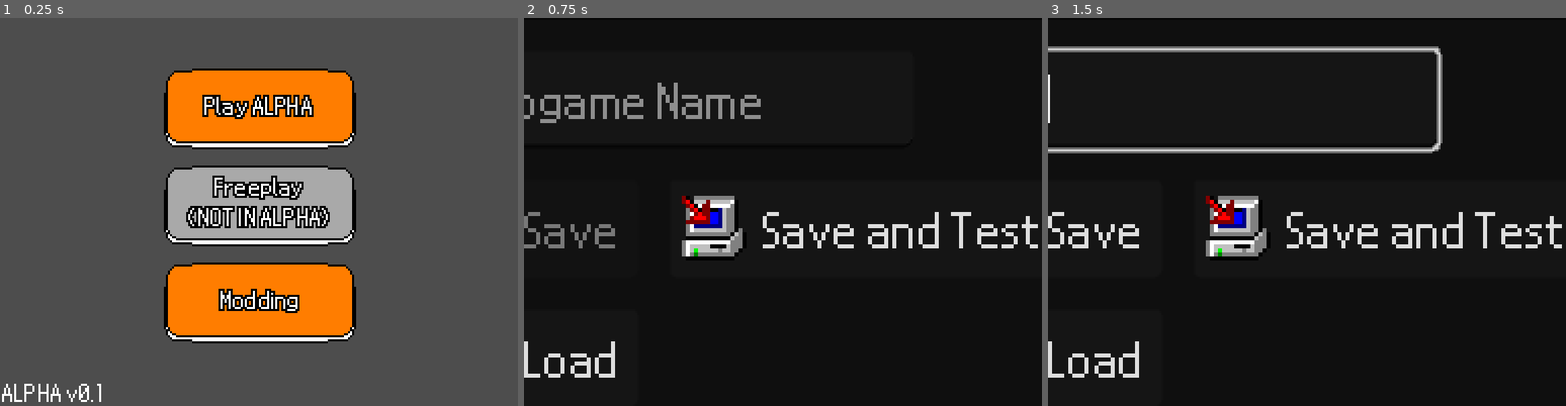
Above: before the commit, frames 1-3 (left to right).
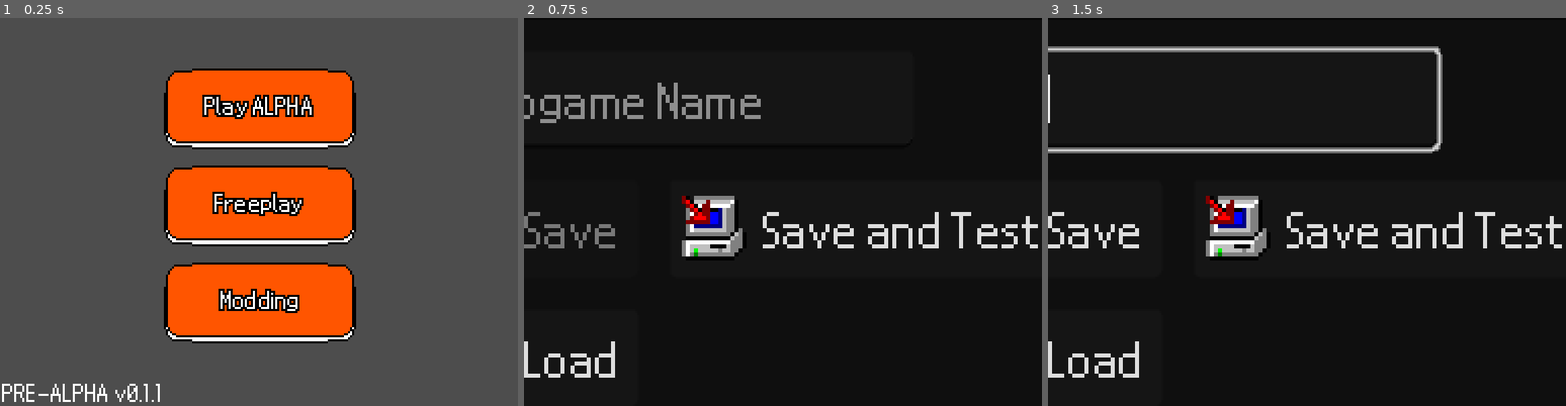
Above: after the commit, the same moments.

Repository: MrPL02/Flip-the-Clip
Game: Godot game, scene res://scenes/main_menu.tscn
Two runs of this game, one before a commit and one after it. Both use one fixed random seed, a clock stepped at 60 frames per second and the inputs below.
Inputs (mouse positions are in pixels of both pictures, inside the frame that each line leads up to):
- Up to frame 1 (0.25 s): no input
- Up to frame 2 (0.75 s): click "Modding" at 0.5 s
- Up to frame 3 (1.5 s): click (1193, 99) at 1.27 s; type "Alex" at 1.35 s

The runs differ from the first frame. In frame 1, 18% of the frame differs, in the area x 0-68%, y 13-99%; in frame 2, nothing differs; in frame 3, nothing differs.

Commit message:
PRE-ALPHA 0.1.1
- Fixed version text showing the wrong milestone.
- Added making the player return to the main menu when closing the modding window instead of softlocking.
- Added early freeplay.

Diff:
--- a/materials/color_limiter.tres
+++ b/materials/color_limiter.tres
@@ -4,5 +4,5 @@
 
 [resource]
 shader = ExtResource("1_enwov")
-shader_parameter/divider = Vector3(12, 12, 12)
-shader_parameter/divider_alpha = 10.0
+shader_parameter/divider = Vector3(3, 3, 3)
+shader_parameter/divider_alpha = 3.0
--- a/materials/shaders/color_limiter.gdshader
+++ b/materials/shaders/color_limiter.gdshader
@@ -1,7 +1,7 @@
 shader_type canvas_item;
 
-uniform vec3 divider = vec3(12.0);
-uniform float divider_alpha = 10.0;
+uniform vec3 divider = vec3(1.0);
+uniform float divider_alpha = 3.0;
 
 vec4 limit_color(vec4 input) {
 	input.r = round(input.r*divider.r)/divider.r;
--- a/materials/shaders/static.gdshader
+++ b/materials/shaders/static.gdshader
@@ -6,6 +6,5 @@
 /*	float output = noise(UV*TIME*10.0);
 	COLOR = vec4(vec3(output),1.0);*/
 	vec4 noise = texture(sample, texture(sample, UV).xy + cos(sin(UV*TIME*10.0)*100.0));
-	if (noise.r > 0.5) COLOR = vec4(1,1,1,1);
-	else COLOR = vec4(0,0,0,1);
+	COLOR = vec4(round(noise.r),round(noise.g),round(noise.r),1);
 }
--- /dev/null
+++ b/scenes/freeplay.tscn
@@ -0,0 +1,53 @@
+[gd_scene load_steps=4 format=3 uid="uid://cpf7oohquqfgv"]
+
+[ext_resource type="Theme" uid="uid://cgd0bmgcsae7r" path="res://default_theme.tres" id="1_a0mmr"]
+[ext_resource type="Script" path="res://scripts/freeplay.gd" id="1_ajjso"]
+[ext_resource type="Material" uid="uid://crsssopeoektn" path="res://materials/color_limiter.tres" id="1_rk40q"]
+
+[node name="Freeplay" type="Control"]
+material = ExtResource("1_rk40q")
+layout_mode = 3
+anchors_preset = 15
+anchor_right = 1.0
+anchor_bottom = 1.0
+theme = ExtResource("1_a0mmr")
+script = ExtResource("1_ajjso")
+
+[node name="Camera2D" type="Camera2D" parent="."]
+anchor_mode = 0
+current = true
+
+[node name="ItemList" type="ItemList" parent="."]
+offset_right = 128.0
+offset_bottom = 192.0
+focus_mode = 0
+theme_override_font_sizes/font_size = 16
+
+[node name="StartButton" type="Button" parent="."]
+offset_left = 152.0
+offset_top = 144.0
+offset_right = 232.0
+offset_bottom = 176.0
+focus_mode = 0
+text = "Play"
+
+[node name="BackButton" type="Button" parent="."]
+offset_left = 216.0
+offset_top = 8.0
+offset_right = 288.0
+offset_bottom = 40.0
+scale = Vector2(0.5, 0.5)
+focus_mode = 0
+text = "Back"
+
+[node name="HintLabel" type="Label" parent="."]
+offset_left = 128.0
+offset_top = 112.0
+offset_right = 256.0
+offset_bottom = 136.0
+theme_override_colors/font_outline_color = Color(0, 0, 0, 1)
+theme_override_constants/outline_size = 3
+theme_override_font_sizes/font_size = 16
+text = "HINT STRING"
+horizontal_alignment = 1
+vertical_alignment = 1
--- a/scenes/main_menu.tscn
+++ b/scenes/main_menu.tscn
@@ -1,10 +1,12 @@
-[gd_scene load_steps=4 format=3 uid="uid://u1aw6tfwtpj7"]
+[gd_scene load_steps=5 format=3 uid="uid://u1aw6tfwtpj7"]
 
 [ext_resource type="Script" path="res://scripts/main_menu.gd" id="1_n3sat"]
+[ext_resource type="Material" uid="uid://crsssopeoektn" path="res://materials/color_limiter.tres" id="1_o8c6h"]
 [ext_resource type="Script" path="res://scripts/menu_button.gd" id="1_vll2t"]
 [ext_resource type="FontFile" uid="uid://c3ixggxuaqm1l" path="res://fonts/Nintendo-DS-BIOS.ttf" id="3_6lyhf"]
 
 [node name="MainMenu" type="Node2D"]
+material = ExtResource("1_o8c6h")
 script = ExtResource("1_n3sat")
 
 [node name="Camera2D" type="Camera2D" parent="."]
@@ -12,6 +14,7 @@
 
 [node name="VersionLabel" type="Label" parent="."]
 top_level = true
+use_parent_material = true
 offset_left = 1.0
 offset_top = 167.0
 offset_right = 129.0
@@ -20,6 +23,7 @@
 vertical_alignment = 2
 
 [node name="PMenuButton1" type="Button" parent="."]
+use_parent_material = true
 offset_left = 80.0
 offset_top = 24.0
 offset_right = 177.0
@@ -29,19 +33,18 @@
 color = Color(1, 0.490196, 0, 1)
 
 [node name="PMenuButton2" type="Button" parent="."]
+use_parent_material = true
 offset_left = 80.0
 offset_top = 72.0
 offset_right = 177.0
 offset_bottom = 112.0
-theme_override_font_sizes/font_size = 8
-disabled = true
-text = "Freeplay
-(NOT IN ALPHA)"
+text = "Freeplay"
 clip_text = true
 script = ExtResource("1_vll2t")
 color = Color(1, 0.490196, 0, 1)
 
 [node name="PMenuButton3" type="Button" parent="."]
+use_parent_material = true
 offset_left = 80.0
 offset_top = 120.0
 offset_right = 177.0
--- a/scenes/microgame_maker.tscn
+++ b/scenes/microgame_maker.tscn
@@ -53,15 +53,10 @@
 drag_to_rearrange_enabled = true
 
 [node name="File" type="Control" parent="TabContainer"]
-layout_mode = 3
-anchors_preset = 15
-anchor_right = 1.0
-anchor_bottom = 1.0
-offset_top = 32.0
-grow_horizontal = 2
-grow_vertical = 2
+layout_mode = 2
 
 [node name="Label" type="Label" parent="TabContainer/File"]
+layout_mode = 0
 offset_left = 376.0
 offset_top = 16.0
 offset_right = 496.0
@@ -69,6 +64,7 @@
 text = "Tags:"
 
 [node name="Label2" type="Label" parent="TabContainer/File"]
+layout_mode = 0
 offset_left = 16.0
 offset_top = 216.0
 offset_right = 136.0
@@ -78,6 +74,7 @@
 Hint:"
 
 [node name="LineEdit" type="LineEdit" parent="TabContainer/File"]
+layout_mode = 0
 offset_left = 16.0
 offset_top = 16.0
 offset_right = 256.0
@@ -85,6 +82,7 @@
 placeholder_text = "Microgame Name"
 
 [node name="ButtonSave" type="Button" parent="TabContainer/File"]
+layout_mode = 0
 offset_left = 16.0
 offset_top = 80.0
 offset_right = 120.0
@@ -93,6 +91,7 @@
 icon = ExtResource("3_m7sjw")
 
 [node name="ButtonTest" type="Button" parent="TabContainer/File"]
+layout_mode = 0
 offset_left = 136.0
 offset_top = 80.0
 offset_right = 328.0
@@ -101,6 +100,7 @@
 icon = ExtResource("4_twgj5")
 
 [node name="ButtonLoad" type="Button" parent="TabContainer/File"]
+layout_mode = 0
 offset_left = 16.0
 offset_top = 144.0
 offset_right = 120.0
@@ -109,6 +109,7 @@
 icon = ExtResource("4_rghhu")
 
 [node name="TagEdit" type="TextEdit" parent="TabContainer/File"]
+layout_mode = 0
 offset_left = 376.0
 offset_top = 48.0
 offset_right = 496.0
@@ -121,6 +122,7 @@
 tag2"
 
 [node name="OptionButton" type="OptionButton" parent="TabContainer/File"]
+layout_mode = 0
 offset_left = 128.0
 offset_top = 208.0
 offset_right = 248.0
@@ -138,6 +140,7 @@
 popup/item_3/id = 3
 
 [node name="HintEdit" type="LineEdit" parent="TabContainer/File"]
+layout_mode = 0
 offset_left = 128.0
 offset_top = 272.0
 offset_right = 368.0
@@ -147,10 +150,10 @@
 
 [node name="Images" type="Control" parent="TabContainer"]
 visible = false
-layout_mode = 3
-anchors_preset = 0
+layout_mode = 2
 
 [node name="ItemList" type="ItemList" parent="TabContainer/Images"]
+layout_mode = 0
 offset_right = 512.0
 offset_bottom = 352.0
 theme_override_styles/focus = SubResource("StyleBoxEmpty_tyqow")
@@ -161,10 +164,10 @@
 
 [node name="Sounds" type="Control" parent="TabContainer"]
 visible = false
-layout_mode = 3
-anchors_preset = 0
+layout_mode = 2
 
 [node name="ItemList" type="ItemList" parent="TabContainer/Sounds"]
+layout_mode = 0
 offset_right = 512.0
 offset_bottom = 352.0
 theme_override_styles/focus = SubResource("StyleBoxEmpty_tyqow")
@@ -175,10 +178,10 @@
 
 [node name="Code" type="Control" parent="TabContainer"]
 visible = false
-layout_mode = 3
-anchors_preset = 0
+layout_mode = 2
 
 [node name="CodeEdit" type="CodeEdit" parent="TabContainer/Code"]
+layout_mode = 0
 offset_right = 512.0
 offset_bottom = 352.0
 theme = ExtResource("1_fajo8")
@@ -210,12 +213,14 @@
 
 [node name="Debug" type="RichTextLabel" parent="TabContainer"]
 visible = false
+layout_mode = 2
 focus_mode = 2
 text = "ur ar acting like a sussy baka"
 scroll_following = true
 selection_enabled = true
 
 [node name="UpdateButton" type="Button" parent="TabContainer/Debug"]
+layout_mode = 0
 offset_left = 418.0
 offset_top = 296.0
 offset_right = 496.0
@@ -245,12 +250,14 @@
 theme = ExtResource("1_fajo8")
 
 [node name="EraseButton" type="Button" parent="FileButtons"]
+layout_mode = 0
 offset_right = 44.0
 offset_bottom = 44.0
 tooltip_text = "Erase"
 icon = ExtResource("6_c66ru")
 
 [node name="RenameButton" type="Button" parent="FileButtons"]
+layout_mode = 0
 offset_left = -56.0
 offset_right = -12.0
 offset_bottom = 44.0
@@ -258,6 +265,7 @@
 icon = ExtResource("7_687ne")
 
 [node name="LineEdit" type="LineEdit" parent="FileButtons"]
+layout_mode = 0
 offset_left = -440.0
 offset_right = -68.0
 offset_bottom = 44.0
--- a/scenes/playstate.tscn
+++ b/scenes/playstate.tscn
@@ -53,6 +53,18 @@
 "update": 0,
 "values": [Vector2(1.1, 1.1), Vector2(1, 1)]
 }
+tracks/3/type = "value"
+tracks/3/imported = false
+tracks/3/enabled = true
+tracks/3/path = NodePath("TipTextLabel:position")
+tracks/3/interp = 1
+tracks/3/loop_wrap = true
+tracks/3/keys = {
+"times": PackedFloat32Array(0, 0.2),
+"transitions": PackedFloat32Array(1, 1),
+"update": 0,
+"values": [Vector2(0, 0), Vector2(0, -30)]
+}
 
 [sub_resource type="Animation" id="Animation_vtrgo"]
 resource_name = "lose"
@@ -169,7 +181,7 @@
 "times": PackedFloat32Array(0, 0.1, 0.4),
 "transitions": PackedFloat32Array(1, 0.5, 1),
 "update": 0,
-"values": [Vector2(0, 90), Vector2(0, 90), Vector2(0, 200)]
+"values": [Vector2(0, 90), Vector2(0, 90), Vector2(0, 0)]
 }
 tracks/1/type = "value"
 tracks/1/imported = false
@@ -178,10 +190,10 @@
 tracks/1/interp = 1
 tracks/1/loop_wrap = false
 tracks/1/keys = {
-"times": PackedFloat32Array(0),
-"transitions": PackedFloat32Array(1),
-"update": 0,
-"values": [Vector2(1, 1)]
+"times": PackedFloat32Array(0, 0.1, 0.4),
+"transitions": PackedFloat32Array(1, 1, 1),
+"update": 0,
+"values": [Vector2(1, 1), Vector2(1, 1), Vector2(0.5, 0.5)]
 }
 tracks/2/type = "value"
 tracks/2/imported = false
--- /dev/null
+++ b/scripts/freeplay.gd
@@ -0,0 +1,51 @@
+extends Control
+
+@onready var item_list:ItemList = $ItemList
+@onready var hint_label:Label = $HintLabel
+
+var data:Array = []
+var data_name:Array = []
+
+
+func _ready():
+	$BackButton.pressed.connect(go_back)
+	$StartButton.pressed.connect(_start_pratice)
+	Game.reload_microgames()
+	for i in Game.microgames_data:
+		var index:int = 0
+		for j in Game.microgames_data[i]:
+			data.append(i+"|"+str(index))
+			data_name.append(j.name)
+			index += 1
+	hint_label.text = ""
+	print(data)
+	print(data_name)
+
+	for i in data_name: item_list.add_item(i)
+
+func _process(_delta):
+	for i in item_list.get_selected_items():
+		var id:Array = data[i].split("|")
+		id[1] = int(id[1])
+
+#		print(id[1],"/",Game.microgames_data[id[0]].size()-1)
+#		print(Game.microgames_data[id[0]])
+
+		var n_data:Dictionary = Game.microgames_data[id[0]][id[1]]
+		hint_label.text = n_data.hint
+
+func _start_pratice():
+	var selected:Array = item_list.get_selected_items()
+	if selected.size() > 0:
+		var i = selected[0]
+		var id:Array = data[i].split("|")
+		id[1] = int(id[1])
+		print("FUNNY START PRATICE")
+		var playstate = load("res://scenes/playstate.tscn").instantiate()
+		playstate.data_micro = Game.microgames_data[id[0]][id[1]]
+		playstate.freeplay = true
+		get_parent().add_child(playstate)
+		visible = false
+#		item_list.deselect_all()
+
+func go_back(): get_tree().change_scene_to_file("res://scenes/main_menu.tscn")
--- a/scripts/global/game.gd
+++ b/scripts/global/game.gd
@@ -2,7 +2,7 @@
 
 const WINDOW_SIZE_DEFAULT = Vector2i(256,192)
 const MICROGAMES_FOLDERS = ["res://microgames","user://microgames"]
-const VER_TEXT = "ALPHA v0.1"
+const VER_TEXT = "PRE-ALPHA v0.1.1"
 
 @onready var window:Window = get_viewport()
 @onready var base_script = preload("res://scripts/base_microgame.gd")
@@ -57,12 +57,15 @@
 	for i in MICROGAMES_FOLDERS:
 		microgames_data[i] = []
 		var files:PackedStringArray = DirAccess.get_files_at(i)
+		var index:int = 0
 		for j in files:
 			if not j.ends_with(".mgame"): continue
 			print(i+"/"+j)
 			var file = FileAccess.open_compressed(i+"/"+j, FileAccess.READ,FileAccess.COMPRESSION_ZSTD)
 			if file.get_error() == OK:
 				microgames_data[i].append(file.get_var())
+				microgames_data[i][index]["name"] = j.replace(".mgame","").capitalize()
+			index += 1
 
 func create_audio(file:AudioStream,volume_db:float=0.0,pitch:float=1.0) -> void:
 	var audio
--- a/scripts/main_menu.gd
+++ b/scripts/main_menu.gd
@@ -4,10 +4,14 @@
 func _ready():
 	$VersionLabel.text = Game.VER_TEXT
 	$PMenuButton1.pressed.connect(_on_game_start)
+	$PMenuButton2.pressed.connect(_on_free_start)
 	$PMenuButton3.pressed.connect(_on_mod_start)
 
 func _on_game_start():
 	get_tree().change_scene_to_file("res://scenes/playstate.tscn")
 
+func _on_free_start():
+	get_tree().change_scene_to_file("res://scenes/freeplay.tscn")
+
 func _on_mod_start():
 	get_tree().change_scene_to_file("res://scenes/microgame_maker.tscn")
--- a/scripts/menu_button.gd
+++ b/scripts/menu_button.gd
@@ -7,10 +7,10 @@
 
 @export var color:Color = Color.RED
 
-
 func _ready():
 	self_modulate.a = 0
 	focus_mode = Control.FOCUS_NONE
+	label.use_parent_material = true
 	label.vertical_alignment = VERTICAL_ALIGNMENT_CENTER
 	label.horizontal_alignment = HORIZONTAL_ALIGNMENT_CENTER
 	label.add_theme_color_override("font_color",Color.WHITE)
@@ -23,9 +23,11 @@
 	image.patch_margin_left = 7
 	image.patch_margin_right = 7
 	image.patch_margin_top = 7
+	image.use_parent_material = true
 	image_back = image.duplicate()
+	image_back.position.y = 1
 	image_back.texture = preload("res://sprites/genericbuttonback.png")
-	image_back.position.y = 1
+	image_back.use_parent_material = true
 	add_child(image_back)
 	add_child(image)
 	add_child(label)
--- a/scripts/microgame_maker.gd
+++ b/scripts/microgame_maker.gd
@@ -54,7 +54,7 @@
 		if is_instance_valid(microgame):
 			microgame.queue_free()
 		test_scene.queue_free()
-		queue_free()
+		get_tree().change_scene_to_file("res://scenes/main_menu.tscn")
 
 # Note: sound_data and texture_ara only contains AudioStreamMP3 and Image data.
 func _on_files_dropped(files:PackedStringArray):
--- a/scripts/playstate.gd
+++ b/scripts/playstate.gd
@@ -13,7 +13,7 @@
 	NONE=-1,	# Placeholder State
 
 # Non important States #
-	CUSTOM_TEST, # Example of a custom state.
+	CUSTOM_TEST, # Example of a custom state. It doesn't do anything but is here.
 }
 
 const OVERWRTITE_STATES = [ # States that doesn't call on_music_end EVER.
@@ -33,6 +33,7 @@
 
 var data_micro:Dictionary = {}
 var microgame_scene:SubViewport = null
+var freeplay:bool = false
 var score:int = 0
 var lifes:int = 4
 
@@ -49,6 +50,8 @@
 	anim_play.animation_finished.connect(on_state_end)
 	set_state(States.STARTING)
 	Engine.time_scale = 1.0
+	if freeplay:
+		rounds_per_speed_up = 1
 
 
 func _process(_delta):
@@ -56,7 +59,7 @@
 	info_label.text = "Speed: x%f\nScore: %d\nLifes: %d\nState: %d"%[Engine.time_scale,score,lifes,state]
 	audio_player.pitch_scale = Engine.time_scale
 #	anim_play.playback_speed = Game.speed_scale
-
+#	if freeplay: times_speed_up = 0
 	match state:
 		States.PLAYING:
 			if microgame_scene.ended:
@@ -109,8 +112,9 @@
 #			audio_player.play()
 
 		States.READY:
-			var micros = get_microgames()
-			data_micro = micros[randi()%micros.size()].duplicate()
+			if not freeplay:
+				var micros = get_microgames()
+				data_micro = micros[randi()%micros.size()].duplicate()
 			tip_label.text = "[center][shake rate=20 level=4]"+data_micro.hint
 			anim_play.play("ready")
 			score += 1
@@ -123,12 +127,15 @@
 			anim_play.play("win")
 
 		States.WARN_SPEED:
+			Engine.time_scale += speed_increase
 			must_speed_up = false
-			times_speed_up += 1
-			Engine.time_scale += speed_increase
-			anim_play.play("warn_speed")
+			if freeplay: set_state(States.READY)
+			else:
+				times_speed_up += 1
+				anim_play.play("warn_speed")
 
 		States.GAME_OVER:
+			print("THAT'S ALL FOLKS!")
 			anim_play.stop(false)
 			Engine.time_scale = 1.0
 			if is_instance_valid(microgame_scene):
